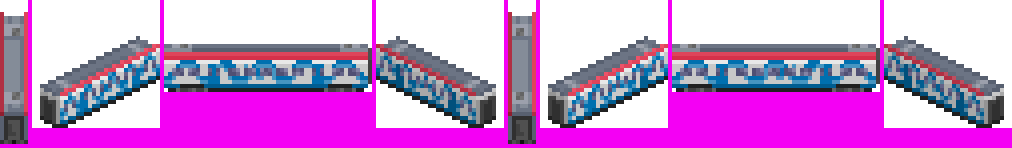
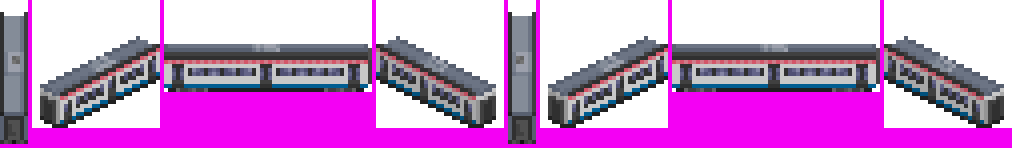
Revision of a layered 1012×148 image; what changed, layer by layer:
added layer "3-4 roof" above "МЦД" over 4, 16, 988, 112
added layer "4.0 grey doors" above "4.0" over 64, 56, 980, 124
added layer "4.0" above "2-3 door overlap" over 0, 12, 984, 124
showed "1.0_1 stripes" over 60, 48, 984, 124
hid "0.0_2 stripes" over 60, 52, 984, 124
